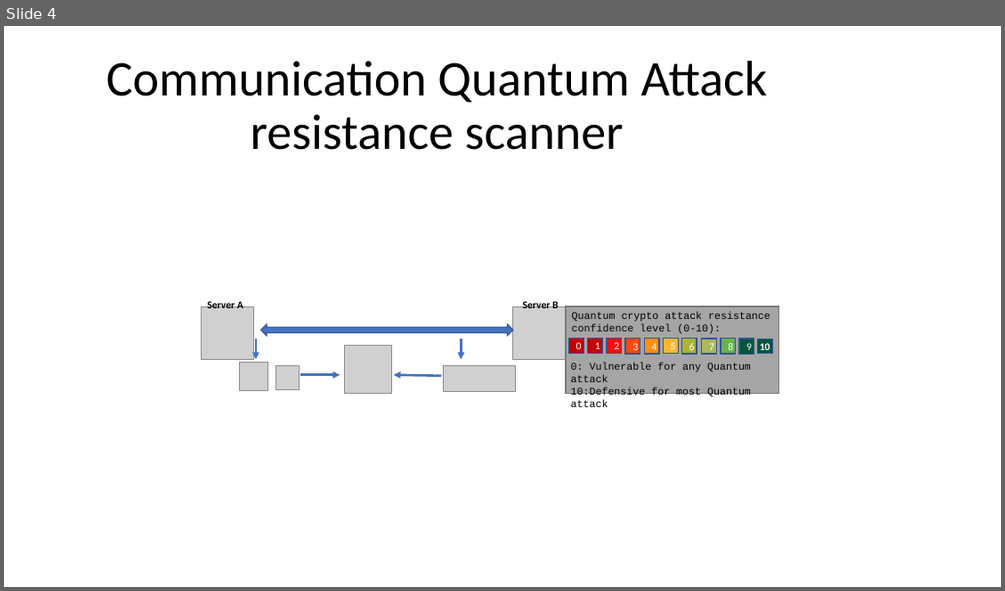
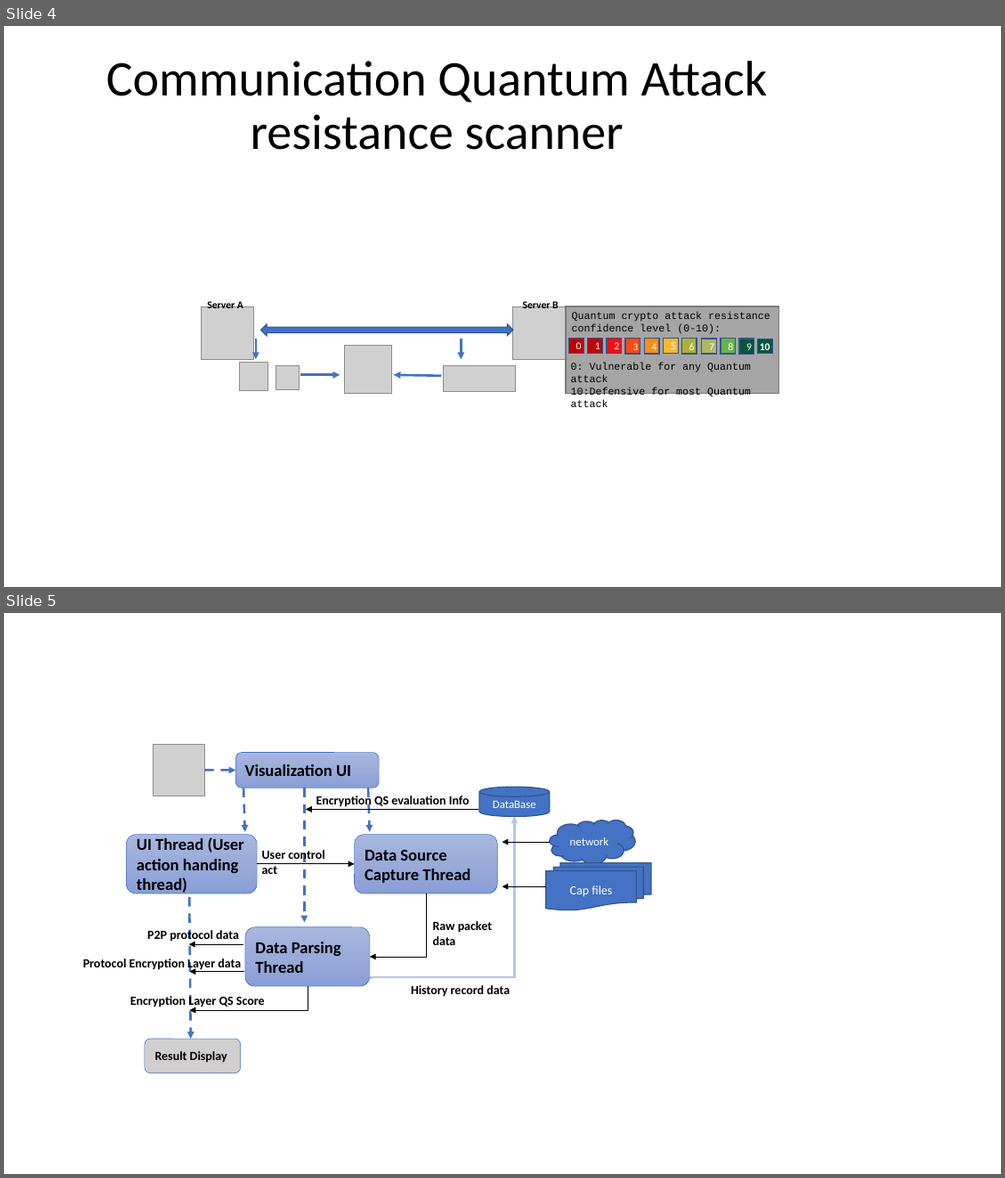
Before and after one commit to LiuYuancheng/Network_PQC_Attack_Resistance_Evaluator, a slide deck: doc/DesignDoc.pptx. Shown one above the other, each under a label of ours: slide 4 before the commit, slides 4 and 5 after it. The pictures are 1005x591 and 1005x1178 pixels, drawn with LibreOffice and Linux fonts; fonts in the diff are those of the drawing; grey boxes stand for pictures. Boxes give left, top, right and bottom in pixels: in the first picture for what was removed or moved away, otherwise in the second. Text is boxed around its words. In the diff, an @@ line names an element or a change of style, - is before the commit and + after.

```diff
--- a/doc/DesignDoc.pptx
+++ b/doc/DesignDoc.pptx
@@ slide 5 added at bbox=[4, 613, 1001, 1174], background #FFFFFF @@
@@ picture added at bbox=[154, 745, 204, 795] @@
@@ arrow added from (204, 770) to (235, 770), #4472C4 2.25 pt dashed @@
@@ rounded rectangle added at bbox=[235, 752, 379, 787], fill gradient #A8B7DF to #9AABD9 to #889ED7, outline #4472C4 0.5 pt, 16 pt, text #000000, bold @@
+Visualization UI
@@ arrow added from (243, 788) to (245, 832), #4472C4 2.25 pt dashed @@
@@ arrow added from (305, 788) to (305, 923), #4472C4 2.25 pt dashed @@
@@ text added at bbox=[316, 794, 469, 808], 12 pt, text #000000, bold @@
+Encryption QS evaluation Info
@@ arrow added from (368, 788) to (370, 832), #4472C4 2.25 pt dashed @@
@@ cylinder added at bbox=[479, 787, 550, 817], fill #4472C4, outline #325491 1 pt, 11 pt, text #FFFFFF @@
+DataBase
@@ arrow added from (478, 809) to (306, 809), #000000 0.5 pt @@
@@ elbow arrow added from (372, 980) to (515, 817), #B4C7E7 2.25 pt @@
@@ cloud added at bbox=[550, 820, 636, 864], fill #4472C4, outline #325491 1 pt, 11 pt, text #FFFFFF @@
+network
@@ rounded rectangle added at bbox=[127, 835, 258, 893], fill gradient #A8B7DF to #9AABD9 to #889ED7, outline #4472C4 0.5 pt, 16 pt, text #000000, bold @@
+UI Thread (User action handing thread)
@@ text added at bbox=[262, 850, 324, 874], 12 pt, text #000000, bold @@
+User control act
@@ rounded rectangle added at bbox=[355, 835, 498, 893], fill gradient #A8B7DF to #9AABD9 to #889ED7, outline #4472C4 0.5 pt, 16 pt, text #000000, bold @@
+Data Source Capture Thread
@@ arrow added from (550, 842) to (502, 842), #000000 0.5 pt @@
@@ arrow added from (257, 863) to (355, 863), #000000 0.5 pt @@
@@ flow chart multidocument added at bbox=[546, 863, 652, 910], fill #4472C4, outline #325491 1 pt, 12 pt, text #FFFFFF @@
+Cap files
@@ arrow added from (189, 897) to (191, 1038), #4472C4 2.25 pt dashed @@
@@ elbow arrow added from (426, 893) to (370, 957), #000000 0.5 pt @@
@@ arrow added from (546, 887) to (502, 887), #000000 0.5 pt @@
@@ text added at bbox=[147, 929, 239, 942], 12 pt, text #000000, bold @@
+P2P protocol data
@@ rounded rectangle added at bbox=[245, 927, 370, 986], fill gradient #A8B7DF to #9AABD9 to #889ED7, outline #4472C4 0.5 pt, 16 pt, text #000000, bold @@
+Data Parsing Thread
@@ text added at bbox=[433, 921, 492, 945], 12 pt, text #000000, bold @@
+Raw packet data
@@ text added at bbox=[83, 958, 241, 971], 12 pt, text #000000, bold @@
+Protocol Encryption Layer data
@@ arrow added from (243, 944) to (189, 944), #000000 0.5 pt @@
@@ arrow added from (244, 971) to (189, 971), #000000 0.5 pt @@
@@ elbow arrow added from (307, 986) to (189, 1010), #000000 0.5 pt @@
@@ text added at bbox=[411, 985, 510, 997], 12 pt, text #000000, bold @@
+History record data
@@ text added at bbox=[130, 995, 265, 1008], 12 pt, text #000000, bold @@
+Encryption Layer QS Score
@@ rounded rectangle added at bbox=[145, 1038, 241, 1073], fill #D0CECE, outline #4472C4 0.5 pt, 12 pt, text #000000, bold @@
+Result Display
```
Also in this commit, not shown: 1 slide changed, 3 other files.
